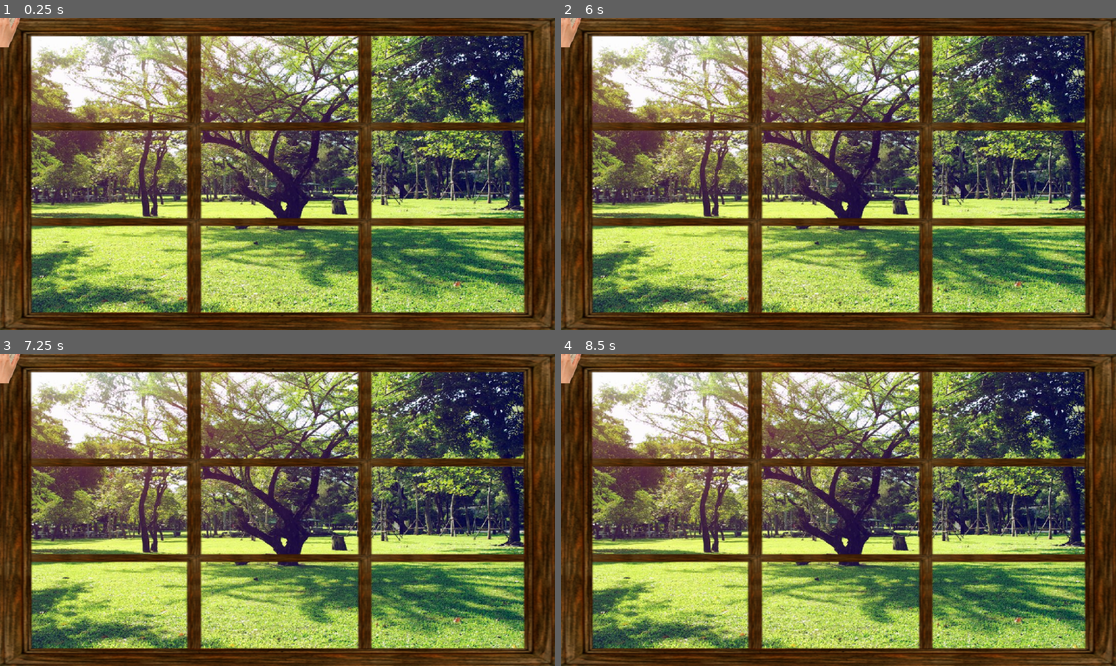
Above: before the commit, frames 1-4 (two rows, left to right).
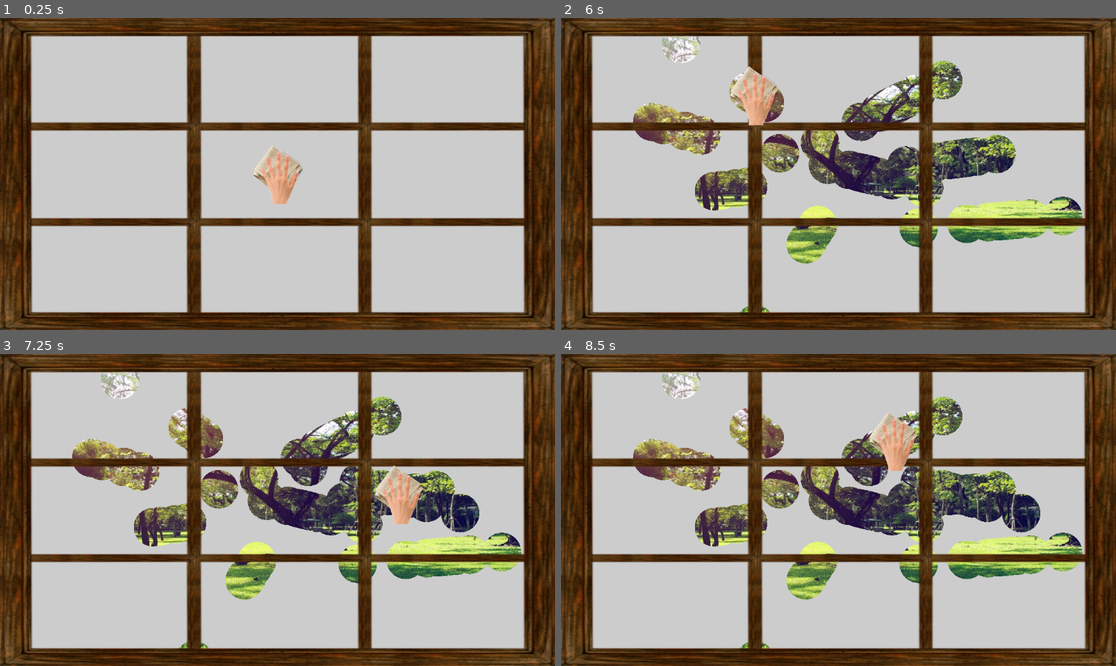
Above: after the commit, the same moments.

Repository: m-rizqi/stroke-rehabilitation-game
Game: Godot game, scene res://scenes/main.tscn
Same seed, same stepped clock (60 frames per second), same inputs: the game is played once before the commit and once after it.
Inputs (mouse positions are in pixels of both pictures, inside the frame that each line leads up to):
- Up to frame 1 (0.25 s): no input
- Up to frame 2 (6 s): move the mouse to (960, 158) at 0.52 s; press the mouse at (960, 158) at 0.53 s; move the mouse to (727, 189) at 1.27 s; release the mouse at (727, 189) at 1.28 s; click (727, 189) at 1.35 s; tap Enter at 2, 3.5, 5 s; move the mouse to (894, 105) at 2.02 s; press the mouse at (894, 105) at 2.03 s; tap Space at 2.75, 4.25, 5.75 s; move the mouse to (810, 236) at 2.77 s; release the mouse at (810, 236) at 2.78 s; click (810, 236) at 2.85 s; move the mouse to (1005, 220) at 3.52 s; press the mouse at (1005, 220) at 3.53 s; move the mouse to (672, 127) at 4.27 s; release the mouse at (672, 127) at 4.28 s; click (672, 127) at 4.35 s; move the mouse to (866, 174) at 5.02 s; press the mouse at (866, 174) at 5.03 s; move the mouse to (755, 96) at 5.77 s; release the mouse at (755, 96) at 5.78 s; click (755, 96) at 5.85 s
- Up to frame 3 (7.25 s): move the mouse to (399, 494) at 6.52 s; press the mouse at (399, 494) at 6.53 s
- Up to frame 4 (8.5 s): move the mouse to (727, 525) at 7.27 s; release the mouse at (727, 525) at 7.28 s; click (727, 525) at 7.35 s; move the mouse to (894, 441) at 8.02 s; press the mouse at (894, 441) at 8.03 s

The runs differ from the first frame. In frame 1, 70% of the frame differs, in the area x 0-95%, y 0-95%; in frame 2, 56%; in frame 3, 55%; in frame 4, 55%.

Commit message:
feat: wipe window game basic functionality

Diff:
--- a/project.godot
+++ b/project.godot
@@ -19,6 +19,14 @@
 
 project/assembly_name="Stroke Rehabilitation Game"
 
+[input]
+
+click={
+"deadzone": 0.5,
+"events": [Object(InputEventMouseButton,"resource_local_to_scene":false,"resource_name":"","device":-1,"window_id":0,"alt_pressed":false,"shift_pressed":false,"ctrl_pressed":false,"meta_pressed":false,"button_mask":0,"position":Vector2(0, 0),"global_position":Vector2(0, 0),"factor":1.0,"button_index":1,"canceled":false,"pressed":false,"double_click":false,"script":null)
+]
+}
+
 [rendering]
 
 renderer/rendering_method="gl_compatibility"
--- /dev/null
+++ b/scenes/dust.gdshader
@@ -0,0 +1,19 @@
+shader_type canvas_item;
+
+uniform vec2 hand_pos_list[1000];  // Array to hold multiple hand positions (max 100 clicks)
+uniform int circle_count = 0;     // Number of circles to draw
+uniform float radius = 40.0;      // Size of the circle for the erase effect
+
+void fragment() {
+    vec2 uv = FRAGCOORD.xy;
+
+    for (int i = 0; i < circle_count; i++) {
+        float dist = distance(uv, hand_pos_list[i]);
+        if (dist < radius) {
+            discard;  // Make it transparent within the circle
+        }
+    }
+
+    // Default color of the ColorRect (dust)
+    COLOR = vec4(0.8, 0.8, 0.8, 1.0);  // Light gray color for dust
+}
--- /dev/null
+++ b/scenes/hand.gd
@@ -0,0 +1,36 @@
+extends CharacterBody2D
+
+var dust: ColorRect
+var shader: ShaderMaterial
+
+var hand_pos_list = []   # List to hold the positions where the hand "erased" the dust
+var circle_count = 0     # Counter for how many erasers/circles are added
+
+func _ready() -> void:
+	# Get the Dust node
+	dust = get_node("../Dust") as ColorRect
+
+	# Ensure the dust node exists before accessing its material
+	if dust:
+		shader = dust.material as ShaderMaterial
+	else:
+		print("Dust node not found!")
+
+func _physics_process(delta: float) -> void:
+	# Move the hand towards the mouse position
+	var vel := (get_global_mouse_position() - global_position) * 100
+	velocity = vel
+	move_and_slide()
+
+	# If left click or Enter is pressed, "erase" dust
+	if Input.is_action_pressed("click"):
+		erase_dust()
+
+func erase_dust() -> void:
+	# Add the current hand position to the list
+	hand_pos_list.append(global_position)
+	circle_count += 1  # Increase the count of circles
+
+	# Send the updated list and circle count to the shader
+	shader.set_shader_parameter("hand_pos_list", hand_pos_list)
+	shader.set_shader_parameter("circle_count", circle_count)
--- a/scenes/hand.tscn
+++ b/scenes/hand.tscn
@@ -1,11 +1,13 @@
-[gd_scene load_steps=3 format=3 uid="uid://dyh2xri0h71tt"]
+[gd_scene load_steps=4 format=3 uid="uid://dyh2xri0h71tt"]
 
 [ext_resource type="Texture2D" uid="uid://y7thkwadv2q1" path="res://assets/Hand & Napkin.png" id="1_8pu1a"]
+[ext_resource type="Script" path="res://scenes/hand.gd" id="1_lltto"]
 
 [sub_resource type="CircleShape2D" id="CircleShape2D_6q55d"]
 radius = 100.778
 
 [node name="HandBody2D" type="CharacterBody2D"]
+script = ExtResource("1_lltto")
 
 [node name="CollisionShape2D" type="CollisionShape2D" parent="."]
 position = Vector2(-1, -13.5)
--- a/scenes/main.tscn
+++ b/scenes/main.tscn
@@ -1,8 +1,15 @@
-[gd_scene load_steps=4 format=3 uid="uid://krplerq16ush"]
+[gd_scene load_steps=6 format=3 uid="uid://krplerq16ush"]
 
 [ext_resource type="Texture2D" uid="uid://bv5l2fhaggii1" path="res://assets/Background.png" id="1_4b8c0"]
 [ext_resource type="Texture2D" uid="uid://br4wibrednv1m" path="res://assets/Window Frame.png" id="2_008gq"]
+[ext_resource type="Shader" path="res://scenes/dust.gdshader" id="2_gy6iw"]
 [ext_resource type="PackedScene" uid="uid://dyh2xri0h71tt" path="res://scenes/hand.tscn" id="3_vm8vs"]
+
+[sub_resource type="ShaderMaterial" id="ShaderMaterial_0khn8"]
+shader = ExtResource("2_gy6iw")
+shader_parameter/hand_pos_list = null
+shader_parameter/circle_count = 0
+shader_parameter/radius = 40.0
 
 [node name="Node" type="Node"]
 
@@ -16,6 +23,15 @@
 texture = ExtResource("1_4b8c0")
 expand_mode = 2
 
+[node name="Dust" type="ColorRect" parent="."]
+material = SubResource("ShaderMaterial_0khn8")
+anchors_preset = 15
+anchor_right = 1.0
+anchor_bottom = 1.0
+grow_horizontal = 2
+grow_vertical = 2
+color = Color(0.89059, 0.89059, 0.89059, 1)
+
 [node name="WindowFrameRect" type="TextureRect" parent="."]
 anchors_preset = 15
 anchor_right = 1.0
